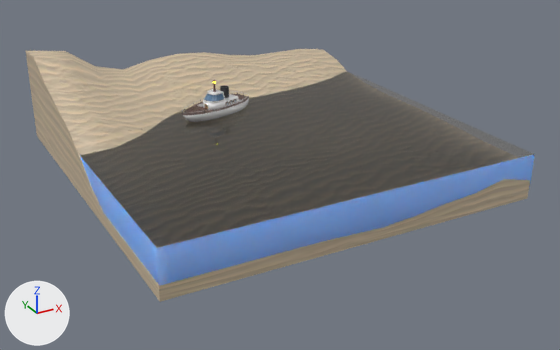
What one commit did to the Blender file assets/blender_water_simulation.blend.
Camera for both pictures: a camera (50 mm lens) standing at (-19.8, -38.0, 16.8) and looking at (0.5, -1.2, -1.5). The lights are fixed; the arrows at lower left show +X, +Y and +Z.

Script lines for the objects in view, before the commit:
```python
me_plane_001 = bpy.data.meshes.new('Plane.001')
me_plane_001.from_pydata(...)  # 603 vertices, 415 faces; spans x -2.05..2.05, y -7.4..2.68, z 0.0..4.71
# faces by material slot: [400, 15]
me_plane_001.materials.append(mat_material_002)
me_plane_001.materials.append(mat_glow_001)  # yellow #ffd930
me_plane_002 = bpy.data.meshes.new('Plane.002')
me_plane_002.from_pydata(...)  # 2203 vertices, 2112 faces; spans x -1.21..1.22, y -1.23..1.2, z -0.23..0.0
me_plane_002.polygons.foreach_set('use_smooth', [True] * 2112)
# faces by material slot: [2024, 88]
me_plane_002.materials.append(mat_water)  # white #e7e7e7
me_plane_002.materials.append(mat_material_003)  # blue #7da6e7
me_plane_003 = bpy.data.meshes.new('Plane.003')
me_plane_003.from_pydata(...)  # 167 vertices, 143 faces; spans x -1.4..1.41, y -1.42..1.56, z -0.1..0.67
me_plane_003.materials.append(mat_sand)  # picture img_sand_jpg
ob_sand = bpy.data.objects.new('Sand', me_plane_003)
ob_sand.location = (-0.02, -0.01, -0.64)
ob_sand.scale = (7.59, 7.59, 7.59)
ob_ship = bpy.data.objects.new('Ship', me_plane_001)
ob_ship.location = (-0.4, 3.86, 0.93)
ob_ship.rotation_euler = (0.0, 0.0, -1.23)  # degrees (0, 0, -70)
ob_ship.scale = (0.501, 0.501, 0.501)
ob_water = bpy.data.objects.new('Water', me_plane_002)
ob_water.location = (0.0, 0.0, 1.18)
ob_water.scale = (8.76, 8.76, 8.76)
```
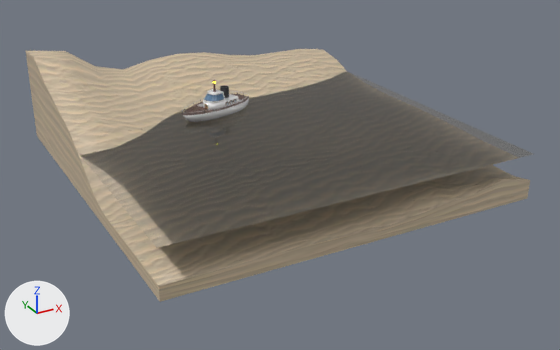
Patch to the scene script:
```diff
--- a/assets/blender_water_simulation.blend.py
+++ b/assets/blender_water_simulation.blend.py
@@ me_plane_002 @@
 # used by ob_water; location = (0.0, 0.0, 1.18); scale = (8.76, 8.76, 8.76)
-me_plane_002.from_pydata(...)  # 2203 vertices, 2112 faces; spans x -1.21..1.22, y -1.23..1.2, z -0.23..0.0
+me_plane_002.from_pydata(...)  # 2114 vertices, 2024 faces; spans x -1.21..1.22, y -1.23..1.2, z 0.0
+# me_plane_002 part 1
+# 89 vertices are removed from x -1.21..1.22, y -1.23..1.2, z -0.23
+# 88 faces are deleted
 me_plane_002.materials.append(mat_water)
-me_plane_002.materials.append(mat_material_003)  # blue #7da6e7
```

What differs and where, as boxes (x1, y1, x2, y2) in the pictures (560 x 350 px):
'Water', reshaped (18% shorter): before (80, 71, 535, 286); after (80, 71, 533, 248)
part 1 of me_plane_002, deleted (blue): before (80, 154, 535, 286)
